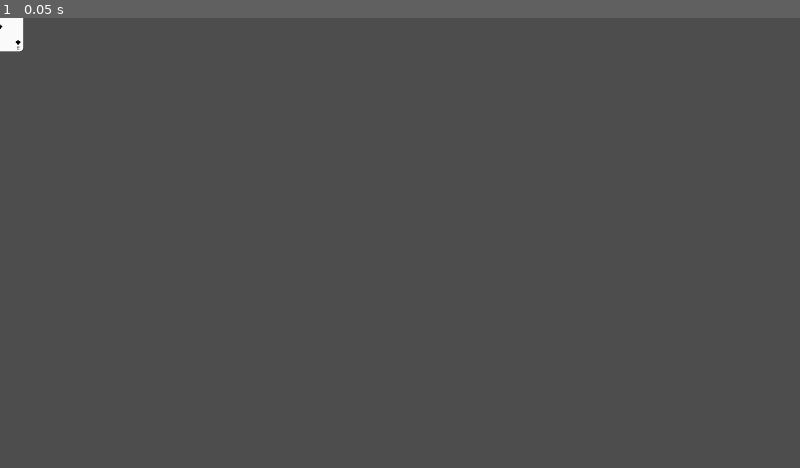
Above: before the commit, frame 1.
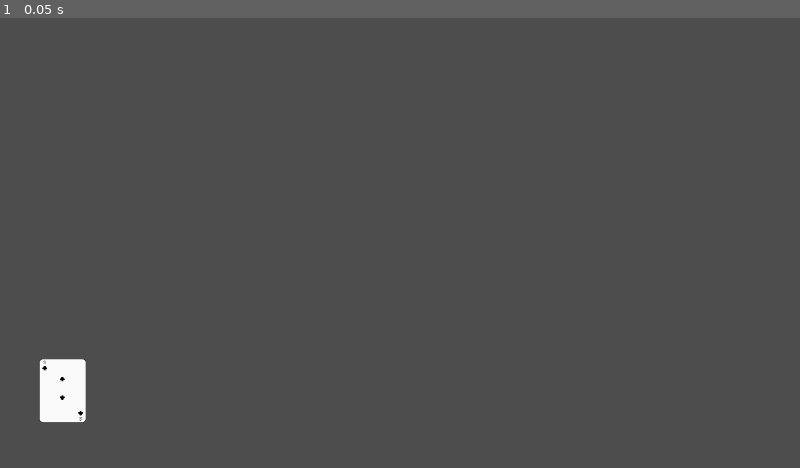
Above: after the commit, the same moment.

Repository: 10gianluca/Regicide-Godot
Game: Godot game, scene res://Scenes/card.tscn
Two runs of this game, one before a commit and one after it. Both use one fixed random seed, a clock stepped at 60 frames per second and the inputs below. This scene is started directly instead of the project's main scene.
Inputs:
- Up to frame 1 (0.05 s): no input

The runs differ from the first frame. In frame 1, 1.0% of the frame differs, in the area x 0-11%, y 0-90%.
Error in both runs: Invalid call. Nonexistent function 'connect_card_signal' in base 'Window'. (res://card.gd:9)

Commit message:
Episode 6

Diff:
--- a/CardManager.gd
+++ b/CardManager.gd
@@ -1,6 +1,7 @@
 extends Node2D
 const COLLISON_MASK_CARD = 1
 const COLLISON_MASK_CARD_SLOT = 2
+const DEFAULT_CARD_MOVE_SPEED = 0.1
 var card_being_dragged
 var screen_size
 var is_hovering_on_card
@@ -35,7 +36,7 @@
 		card_being_dragged.get_node("Area2D/CollisionShape2D").disabled = true
 		card_slot_found.card_in_slot = true
 	else:
-		player_hand_reference.add_card_to_hand(card_being_dragged)
+		player_hand_reference.add_card_to_hand(card_being_dragged, DEFAULT_CARD_MOVE_SPEED)
 	card_being_dragged = null
 
 func connect_card_signal(card):
--- a/Main.tscn
+++ b/Main.tscn
@@ -14,6 +14,7 @@
 [node name="Main" type="Node2D" unique_id=1039953597]
 
 [node name="TextureRect" type="TextureRect" parent="." unique_id=881949546]
+z_index = -10
 offset_top = 5.0
 offset_right = 1927.0
 offset_bottom = 1082.0
@@ -37,6 +38,7 @@
 script = ExtResource("5_3dxm6")
 
 [node name="Sprite2D" type="Sprite2D" parent="Deck" unique_id=2132724859]
+z_index = -2
 position = Vector2(1.0000057, 14.999986)
 scale = Vector2(2.625, 2.1041667)
 texture = ExtResource("5_fos0i")
@@ -49,5 +51,15 @@
 position = Vector2(1.5, 20.5)
 shape = SubResource("RectangleShape2D_cm0pq")
 
+[node name="RichTextLabel" type="RichTextLabel" parent="Deck" unique_id=1840982220]
+modulate = Color(1, 0, 0, 1)
+z_index = -2
+offset_left = -9.0
+offset_top = -28.0
+offset_right = 31.0
+offset_bottom = 12.0
+scale = Vector2(2, 2)
+text = "0"
+
 [node name="InputManger" type="Node2D" parent="." unique_id=971712613]
 script = ExtResource("7_lgr22")
--- a/PlayerHand.gd
+++ b/PlayerHand.gd
@@ -3,6 +3,7 @@
 
 const CARD_WIDTH = 200
 const HAND_Y_POSITION = 890
+const DEFAULT_CARD_MOVE_SPEED = 0.1
 
 var player_hand = []
 var center_screen_x
@@ -13,20 +14,20 @@
 
 
 
-func add_card_to_hand(card):
+func add_card_to_hand(card, speed):
 	if card not in player_hand:
 		player_hand.insert(0, card)
-		update_hand_position()
+		update_hand_position(speed)
 	else:
-		animate_card_to_position(card, card.starting_position)
+		animate_card_to_position(card, card.starting_position, speed)
 
 
-func update_hand_position():
+func update_hand_position(speed):
 	for i in range(player_hand.size()):
 		var new_position = Vector2(calculate_card_position(i), HAND_Y_POSITION)
 		var card = player_hand[i]
 		card.starting_position = new_position
-		animate_card_to_position(card, new_position)
+		animate_card_to_position(card, new_position, speed)
 
 
 func calculate_card_position(index):
@@ -34,11 +35,11 @@
 	var x_offset = center_screen_x + index * CARD_WIDTH - total_width / 2
 	return x_offset
 
-func animate_card_to_position(card, new_position):
+func animate_card_to_position(card, new_position, speed):
 	var tween = get_tree().create_tween()
-	tween.tween_property(card, "position", new_position, 0.1)
+	tween.tween_property(card, "position", new_position, speed)
 
 func remove_card_from_hand(card):
 	if card in player_hand:
 		player_hand.erase(card)
-		update_hand_position()
+		update_hand_position(DEFAULT_CARD_MOVE_SPEED)
--- a/Scenes/card.tscn
+++ b/Scenes/card.tscn
@@ -7,6 +7,7 @@
 size = Vector2(113, 153)
 
 [node name="Card" type="Node2D" unique_id=877386745]
+position = Vector2(150, 890)
 script = ExtResource("1_rjlel")
 
 [node name="2Club" type="Sprite2D" parent="." unique_id=1098522313]
--- a/deck.gd
+++ b/deck.gd
@@ -1,22 +1,26 @@
 extends Node2D
 
 const CARD_SCENE_PATH = "res://Scenes/card.tscn"
+const CARD_DRAWN_SPEED = 0.5
 
 var player_deck = ["knight", "knight", "knight"]
 
 # Called when the node enters the scene tree for the first time.
 func _ready() -> void:
-	pass # Replace with function body.
-
-
-# Called every frame. 'delta' is the elapsed time since the previous frame.
+	$RichTextLabel.text = str(player_deck.size())
 
 
 func draw_card():
-	print("player_deck")
+	var card_drawn = player_deck[0]
+	player_deck.erase(card_drawn)
+
+	if player_deck.size() == 0:
+		$Area2D/CollisionShape2D.disabled = true
+		$Sprite2D.visible = false
+		$RichTextLabel.visible = false
+	$RichTextLabel.text = str(player_deck.size())
 	var card_scene = preload(CARD_SCENE_PATH)
-	for i in range(player_deck.size()):
-		var new_card = card_scene.instantiate()
-		$"../CardManager".add_child(new_card)
-		new_card.name = "Card"
-		$"../PlayerHand".add_card_to_hand(new_card)
+	var new_card = card_scene.instantiate()
+	$"../CardManager".add_child(new_card)
+	new_card.name = "Card"
+	$"../PlayerHand".add_card_to_hand(new_card, CARD_DRAWN_SPEED)
